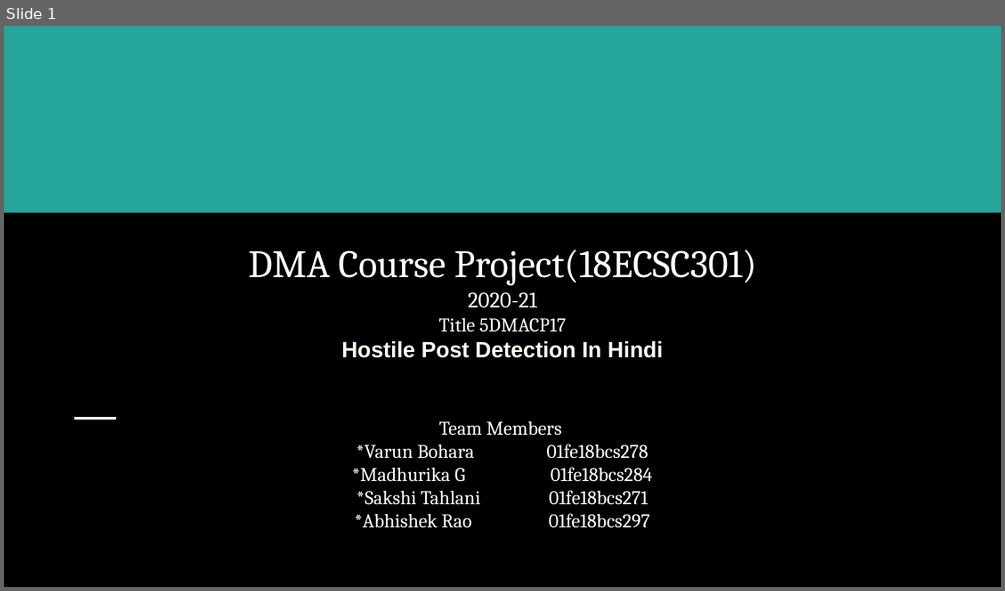
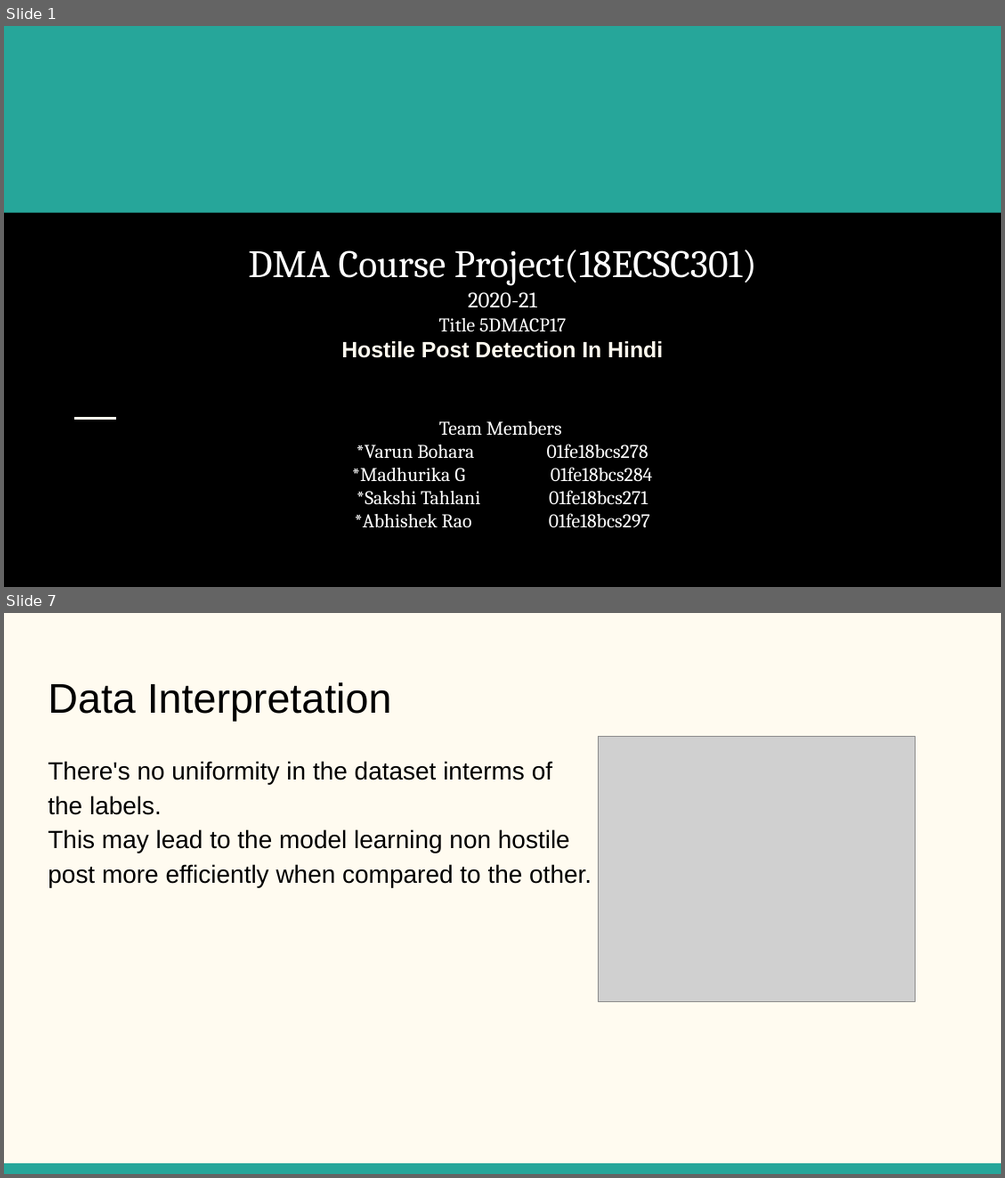
Before and after one commit to VarunBohara/Mini-Project-Documents, a slide deck: DMA Course Project.pptx. Shown one above the other, each under a label of ours: slide 1 before the commit, slides 1 and 7 after it; the slides between them are not shown. The pictures are 1005x591 and 1005x1178 pixels, drawn with LibreOffice and Linux fonts; fonts in the diff are those of the drawing; grey boxes stand for pictures. Boxes give left, top, right and bottom in pixels: in the first picture for what was removed or moved away, otherwise in the second. Text is boxed around its words. In the diff, an @@ line names an element or a change of style, - is before the commit and + after.

```diff
--- a/DMA Course Project.pptx
+++ b/DMA Course Project.pptx
@@ slide 7 added at <box>4,613,1001,1174</box>, background #FFFBF0 @@
@@ title added at <box>48,682,392,721</box>, 30 pt, text #000000 @@
+Data Interpretation
@@ picture added at <box>599,737,914,1002</box> @@
@@ text added at <box>48,761,591,887</box>, 18 pt, text #000000 @@
+There's no uniformity in the dataset interms of
+the labels.
+This may lead to the model learning non hostile
+post more efficiently when compared to the other.
@@ rectangle added at <box>4,1163,1001,1174</box>, fill #26A69A @@
```
Also in this commit, not shown: 3 slides changed, 2 other slides added, 7 slides removed.
